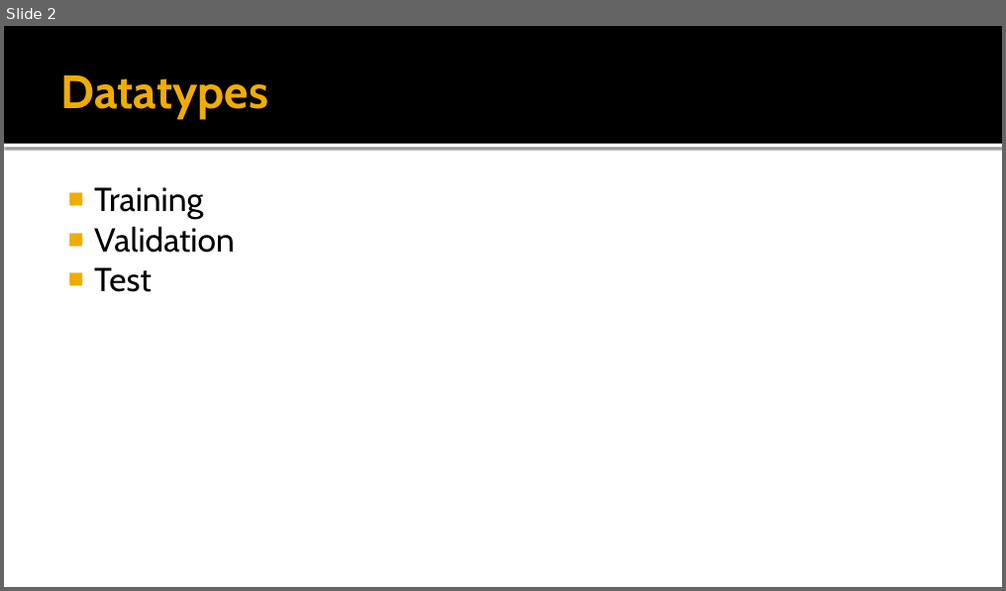
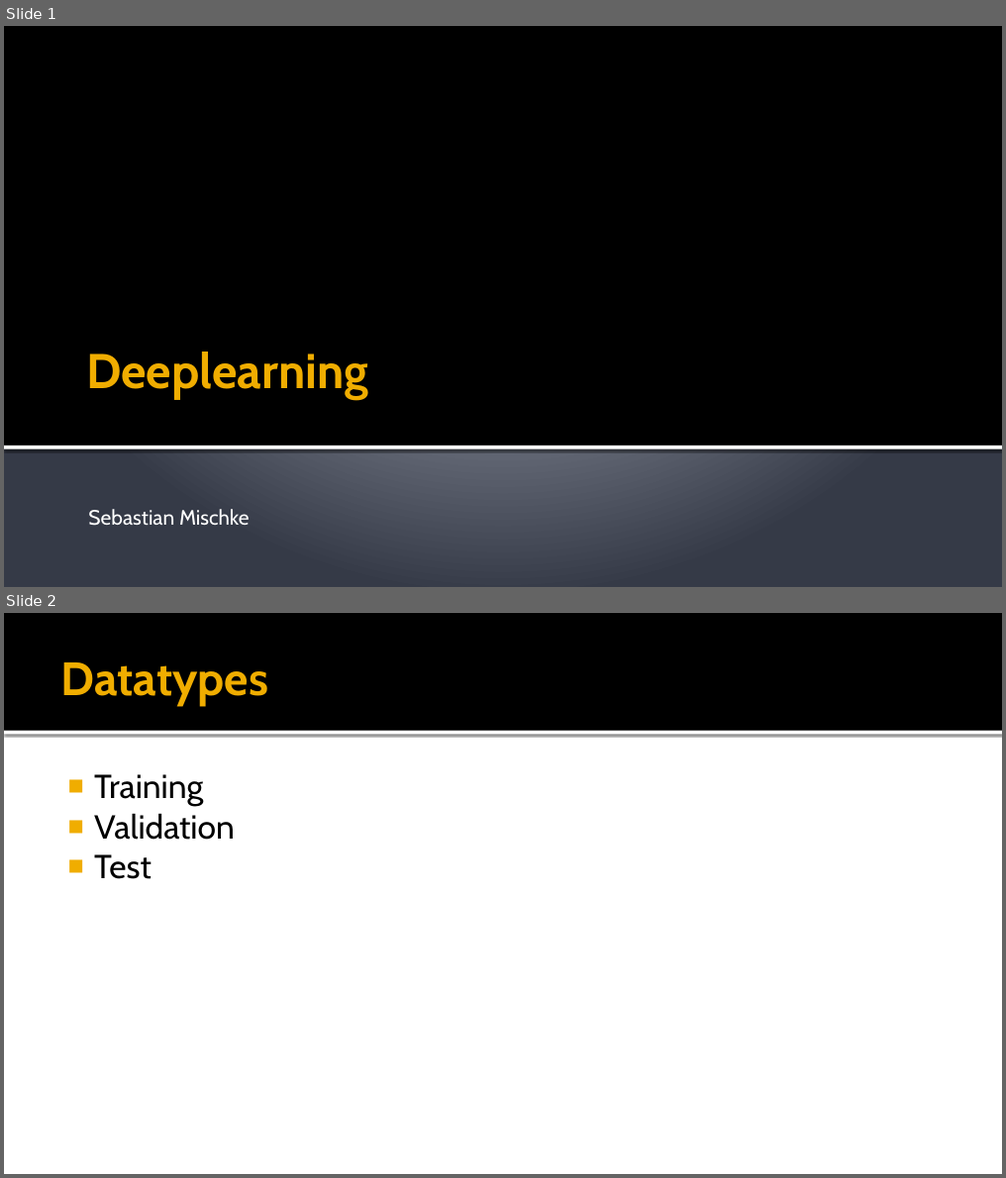
Before and after one commit to Saritus/bachelor-thesis, a slide deck: docs/Anfangspräsentation.pptx. Shown one above the other, each under a label of ours: slide 2 before the commit, slides 1 and 2 after it. The pictures are 1006x591 and 1006x1178 pixels, drawn with LibreOffice and Linux fonts; fonts in the diff are those of the drawing. Boxes give left, top, right and bottom in pixels: in the first picture for what was removed or moved away, otherwise in the second. Text is boxed around its words. In the diff, an @@ line names an element or a change of style, - is before the commit and + after.

```diff
--- a/docs/Anfangspräsentation.pptx
+++ b/docs/Anfangspräsentation.pptx
@@ slide 1 added at [4, 26, 1002, 587], background gradient #C1C5D3 to #BFC4D2 to #353B47 @@
@@ rectangle added at [4, 26, 1002, 447], fill #000000 @@
@@ title added at [86, 352, 368, 399], 47 pt, text #F0AD00, bold @@
+Deeplearning
@@ rectangle added at [4, 446, 1002, 450], fill #FFFFFF @@
@@ subtitle added at [88, 509, 250, 526], 20 pt, text #FFFFFF @@
+Sebastian Mischke
```
Also in this commit, not shown: 2 slides changed, 1 other slide added, 1 slide removed.
